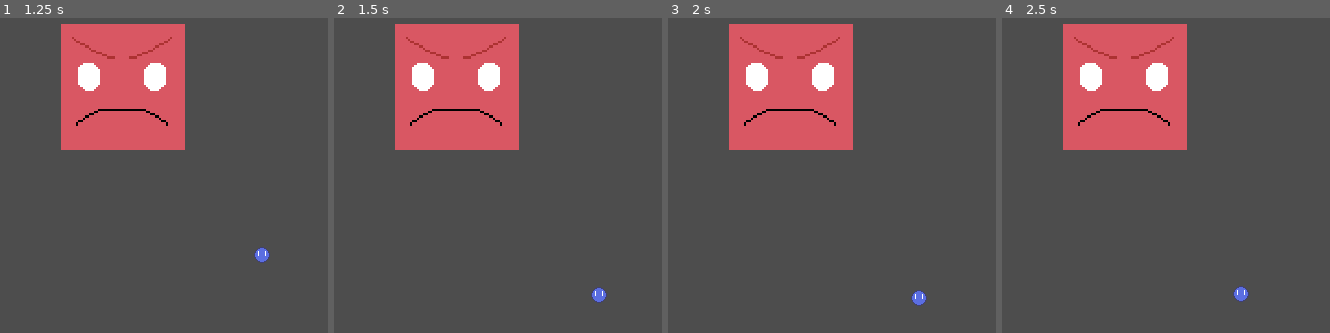
Above: before the commit, frames 1-4 (left to right).
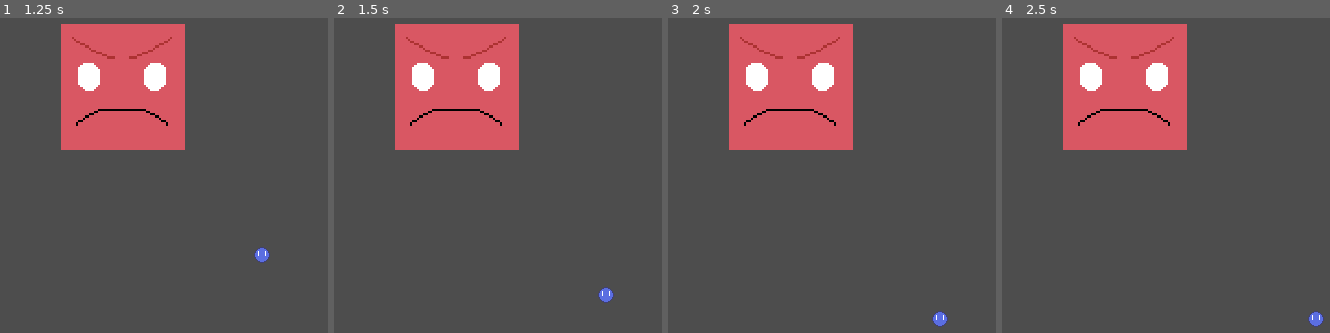
Above: after the commit, the same moments.

Repository: theloosygoose/new_battle_mechanics
Game: Godot game, scene res://battle_scene/battle_scene.tscn
Same seed, same stepped clock (60 frames per second), same inputs: the game is played once before the commit and once after it.
Inputs:
- Up to frame 1 (1.25 s): tap Enter at 0.5 s; hold D (move_right) from 0.53 s (still down)
- Up to frame 2 (1.5 s): release D (move_right) at 1.28 s; hold S (move_down) from 1.28 s (still down)
- Up to frame 3 (2 s): keep holding S (move_down)
- Up to frame 4 (2.5 s): release S (move_down) at 2.03 s; hold D (move_right) from 2.03 s (still down)

Frame 1 is identical in both runs. In frame 2, 0.2% of the frame differs, in the area x 78-86%, y 85-91%; in frame 3, 0.4%, in the area x 74-86%, y 86-99%; in frame 4, 0.4%.

Commit message:
switched to connecting signals from code

Diff:
--- a/battle_scene/action_space/ActionArea.gd
+++ b/battle_scene/action_space/ActionArea.gd
@@ -16,9 +16,9 @@
 	init_get_polygon()
 	update_current_bounds()
 
-func _process(delta: float) -> void:
-	change_bounds_scale(0.2 * delta)
-
+func _process(_delta: float) -> void:
+#	change_bounds_scale(0.2 * delta)
+	pass
 
 func _on_body_exited(body:Node2D) -> void:
 	if body is Player:
--- a/battle_scene/battle_scene.tscn
+++ b/battle_scene/battle_scene.tscn
@@ -33,10 +33,11 @@
 [node name="TileMap" type="TileMap" parent="ActionArea"]
 format = 2
 
-[node name="Player" type="Area2D" parent="ActionArea"]
+[node name="Player" type="Area2D" parent="ActionArea" node_paths=PackedStringArray("action_area")]
 collision_priority = 2.0
 script = ExtResource("2_4tn0p")
 character_resource = ExtResource("3_w43na")
+action_area = NodePath("..")
 
 [node name="Sprite2D" type="Sprite2D" parent="ActionArea/Player"]
 texture = ExtResource("5_8m1uu")
@@ -55,5 +56,3 @@
 [node name="Sprite2D" type="Sprite2D" parent="Enemy"]
 scale = Vector2(2.19, 2.19)
 texture = ExtResource("1_3ngkb")
-
-[connection signal="bounds_changed" from="ActionArea" to="ActionArea/Player" method="_on_action_area_bounds_changed"]
--- a/battle_scene/player/Player.gd
+++ b/battle_scene/player/Player.gd
@@ -2,16 +2,22 @@
 class_name Player
 
 @export var character_resource: CharacterResource
+@export var action_area: ActionArea
 
 @onready var speed: float = character_resource.speed
 
 var bounds: Dictionary
+
 
 func _ready() -> void:
 	for child in get_children():
 		if child is Sprite2D:
 			var sprite2D: Sprite2D = child
 			sprite2D.texture = character_resource.sprite
+
+
+	action_area.bounds_changed.connect(_on_action_area_bounds_changed)
+
 
 func _physics_process(delta: float) -> void:
 	var direction: Vector2 = get_direction()
